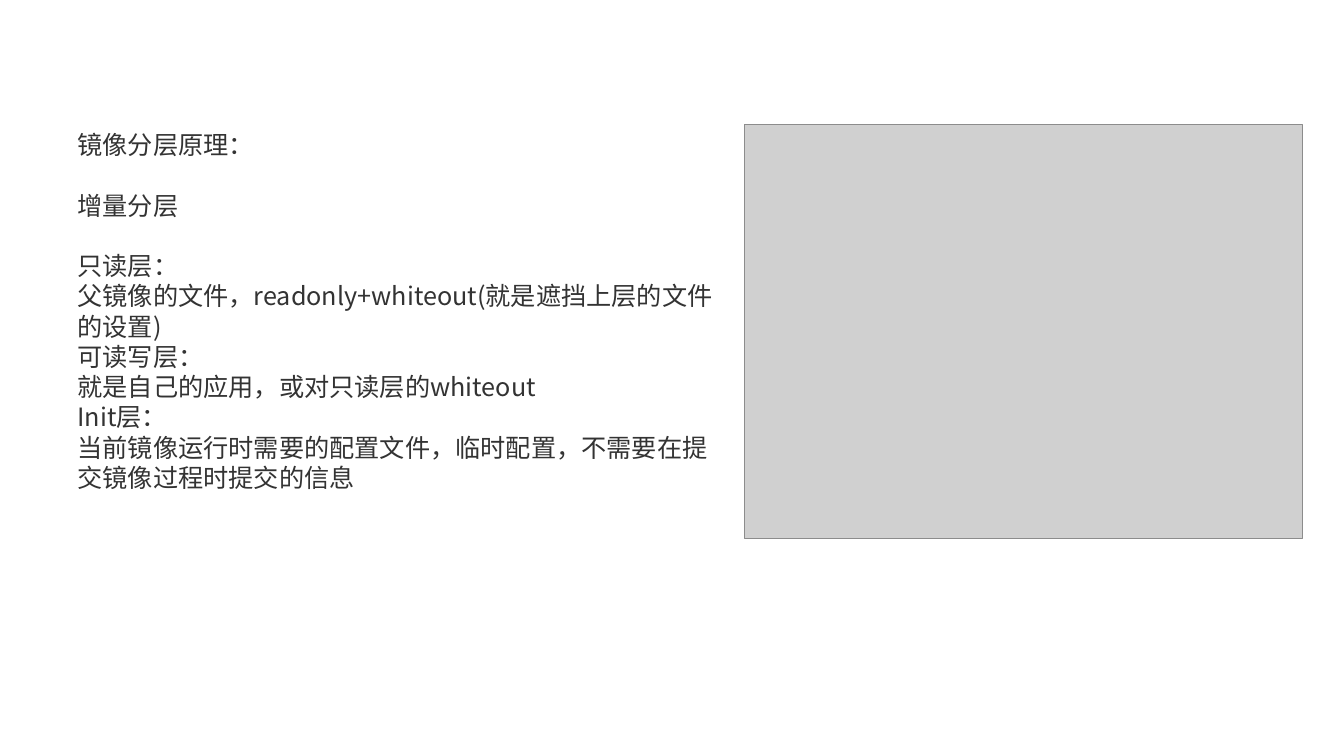
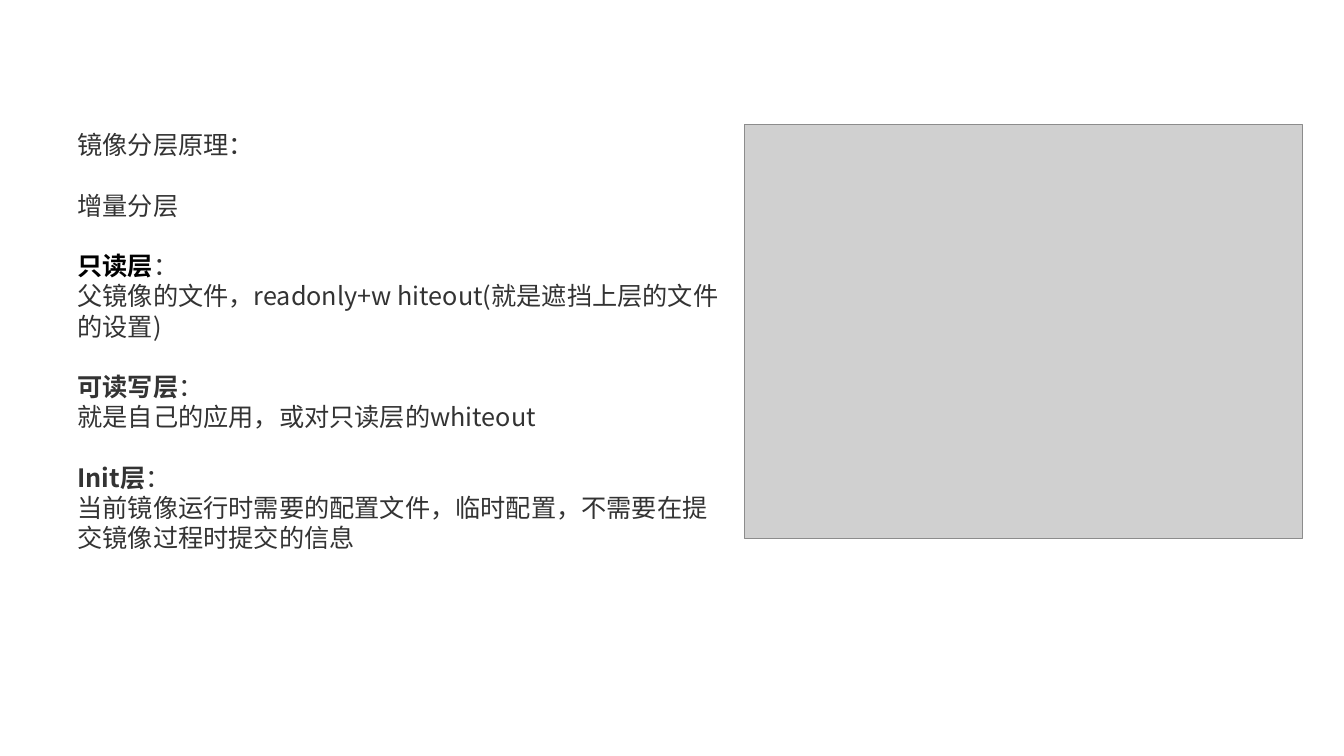
Before and after one commit to axzxs2001/Asp.NetCoreExperiment, a slide deck: slide 13 of Asp.NetCoreExperiment/kubernetes/kubernetes.pptx (slide 12 before the commit). Drawn at 1344x756 pixels with LibreOffice and Linux fonts; fonts in the diff are those of the drawing; grey boxes stand for pictures. Boxes give left, top, right and bottom in pixels: in the first picture for what was removed or moved away, otherwise in the second. Text is boxed around its words. In the diff, an @@ line names an element or a change of style, - is before the commit and + after.

```diff
--- a/Asp.NetCoreExperiment/kubernetes/kubernetes.pptx
+++ b/Asp.NetCoreExperiment/kubernetes/kubernetes.pptx
@@ text at [77, 253, 203, 490]: text colour #333333 to #000000 in "只读层："; bold on in "只读层：", "可读写层：", "Init层：" @@
@@ text at [77, 284, 718, 341]: spaces changed @@
-父镜像的文件，readonly+whiteout(就是遮挡上层的文件的设置)
+父镜像的文件，readonly+w hiteout(就是遮挡上层的文件的设置)
```
Also in this commit, not shown: 2 other slides changed, 14 slides added, 2 other files.
